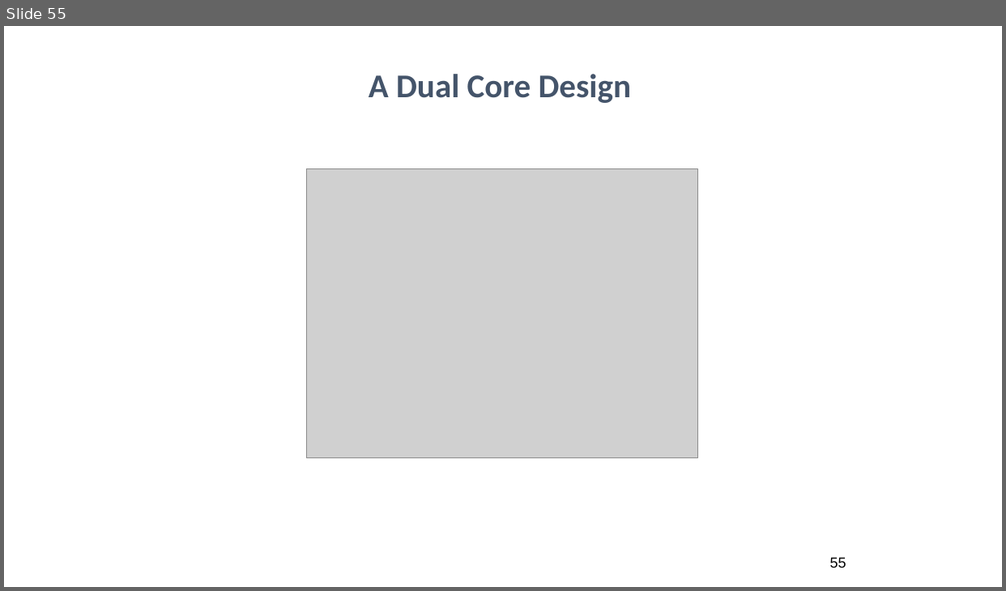
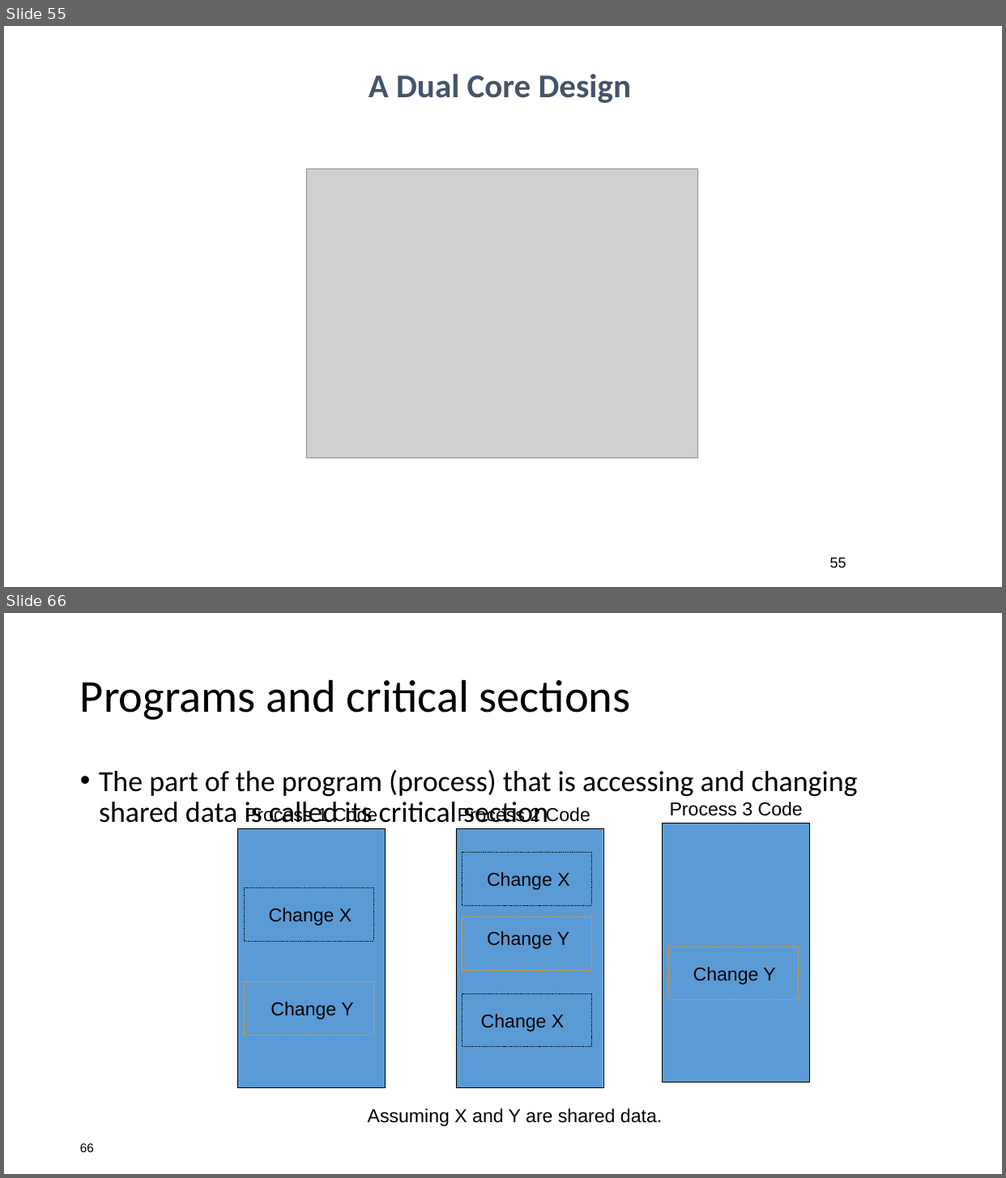
Before and after one commit to ahadsuleymanli/BHOS_IT_19_1, a slide deck: WEEK13/Week 13.pptx. Shown one above the other, each under a label of ours: slide 55 before the commit, slides 55 and 66 after it; the slides between them are not shown. The pictures are 1006x591 and 1006x1178 pixels, drawn with LibreOffice and Linux fonts; fonts in the diff are those of the drawing; grey boxes stand for pictures. Boxes give left, top, right and bottom in pixels: in the first picture for what was removed or moved away, otherwise in the second. Text is boxed around its words. In the diff, an @@ line names an element or a change of style, - is before the commit and + after.

```diff
--- a/WEEK13/Week 13.pptx
+++ b/WEEK13/Week 13.pptx
@@ slide 66 added at (4,613,1002,1174), background #FFFFFF @@
@@ title added at (80,679,631,720), 44 pt, text #000000 @@
+Programs and critical sections
@@ text added at (99,770,858,830), 28 pt, text #000000 @@
+• The part of the program (process) that is accessing and changing shared data is called its critical section
@@ text added at (245,806,377,825), 18 pt, text #000000 @@
+Process 1 Code
@@ text added at (670,802,803,816), 18 pt, text #000000 @@
+Process 3 Code
@@ rectangle added at (237,828,385,1088), fill #5B9BD5, outline #000000 0.25 pt @@
@@ rectangle added at (456,828,603,1088), fill #5B9BD5, outline #000000 0.25 pt @@
@@ text added at (530,807,590,822), 18 pt, text #000000 @@
+Process 2 Code
@@ rectangle added at (662,824,809,1083), fill #5B9BD5, outline #000000 0.25 pt @@
@@ rectangle added at (462,853,591,905), outline #000000 0.25 pt dashed @@
@@ text added at (487,872,569,890), 18 pt, text #000000 @@
+Change X
@@ rectangle added at (244,888,373,941), outline #000000 0.25 pt dashed @@
@@ text added at (269,908,351,926), 18 pt, text #000000 @@
+Change X
@@ rectangle added at (462,917,591,970), outline #FF9900 0.25 pt dashed @@
@@ text added at (487,931,569,949), 18 pt, text #000000 @@
+Change Y
@@ rectangle added at (668,947,798,1000), outline #FF9900 0.25 pt dashed @@
@@ text added at (693,967,775,985), 18 pt, text #000000 @@
+Change Y
@@ rectangle added at (244,982,373,1035), outline #FF9900 0.25 pt dashed @@
@@ rectangle added at (462,994,591,1047), outline #000000 0.25 pt dashed @@
@@ text added at (270,1002,353,1020), 18 pt, text #000000 @@
+Change Y
@@ text added at (481,1014,564,1032), 18 pt, text #000000 @@
+Change X
@@ text added at (368,1109,662,1127), 18 pt, text #000000 @@
+Assuming X and Y are shared data.
@@ page number added at (80,1144,94,1152), 12 pt, text #000000 @@
+66
```
Also in this commit, not shown: 82 other slides added.
